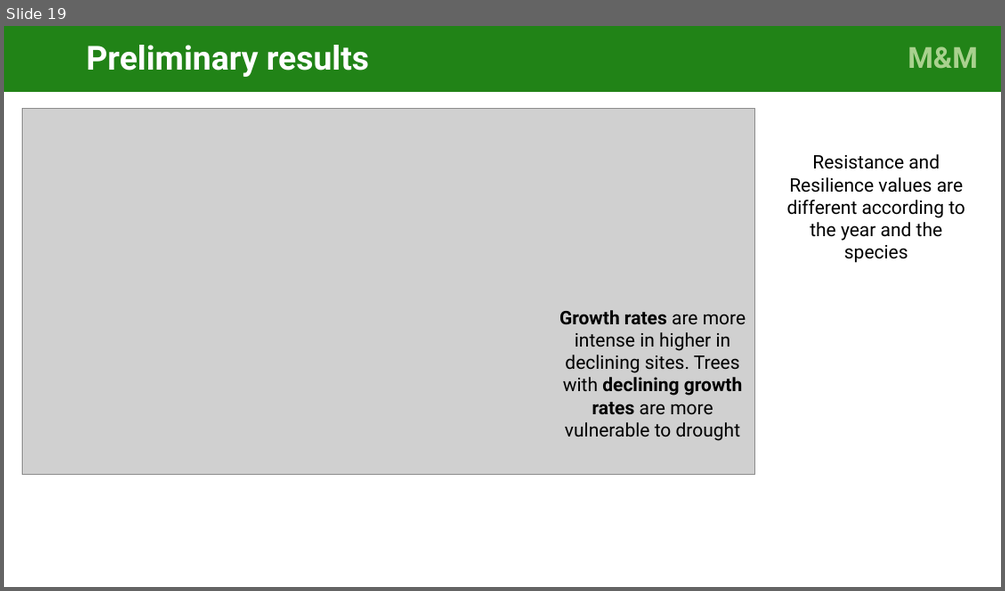
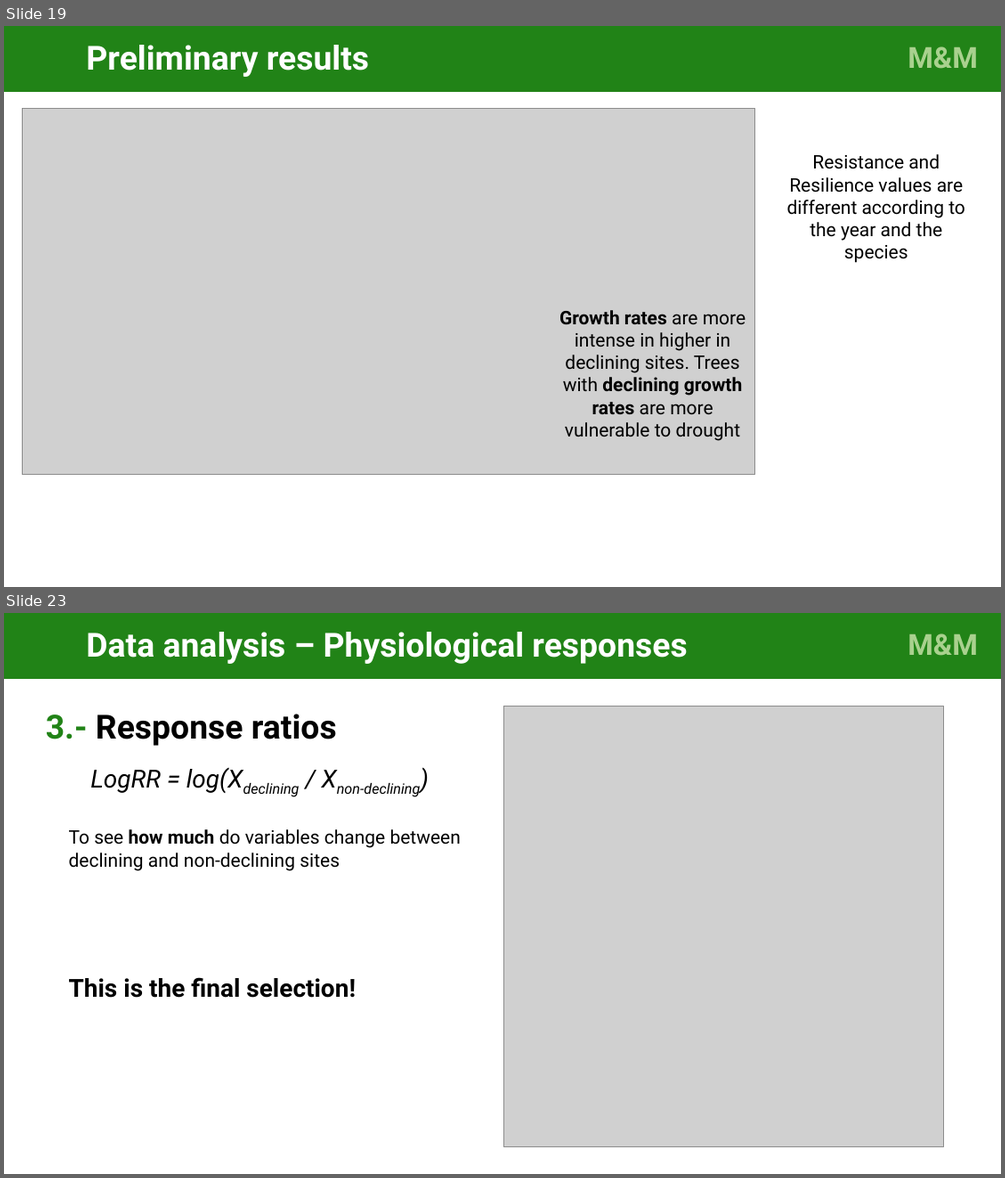
Before and after one commit to cris-fernandez/Tesis_Individuo, a slide deck: 06_ppts/exploratory_analysis_figures_v3-CFB-CG.pptx. Shown one above the other, each under a label of ours: slide 19 before the commit, slides 19 and 23 after it; the slides between them are not shown. The pictures are 1005x591 and 1005x1178 pixels, drawn with LibreOffice and Linux fonts; fonts in the diff are those of the drawing; grey boxes stand for pictures. Boxes give left, top, right and bottom in pixels: in the first picture for what was removed or moved away, otherwise in the second. Text is boxed around its words. In the diff, an @@ line names an element or a change of style, - is before the commit and + after.

```diff
--- a/06_ppts/exploratory_analysis_figures_v3-CFB-CG.pptx
+++ b/06_ppts/exploratory_analysis_figures_v3-CFB-CG.pptx
@@ slide 23 added at <box>4,613,1001,1174</box>, background #FFFFFF @@
@@ rectangle added at <box>4,613,797,679</box>, fill #218317, 32 pt, text #FFFFFF, bold @@
+Data analysis – Physiological responses
@@ rectangle added at <box>797,613,1001,679</box>, fill #218317, 28 pt, text #A9D18E, bold @@
+M&M .
@@ text added at <box>46,714,337,746</box>, 32 pt, text #000000, bold @@
+3.- Response ratios
@@ picture added at <box>503,706,943,1146</box> @@
@@ text added at <box>90,767,299,797</box>, 24 pt, text #000000, italic @@
+LogRR = log(Xdeclining / Xnon-declining)
@@ text added at <box>69,829,461,871</box>, 18 pt, text #000000 @@
+To see how much do variables change between declining and non-declining sites
@@ text added at <box>69,977,356,997</box>, 24 pt, text #000000, bold @@
+This is the final selection!
```
Also in this commit, not shown: 1 slide changed, 6 other slides added, 1 slide removed, 5 other files.
